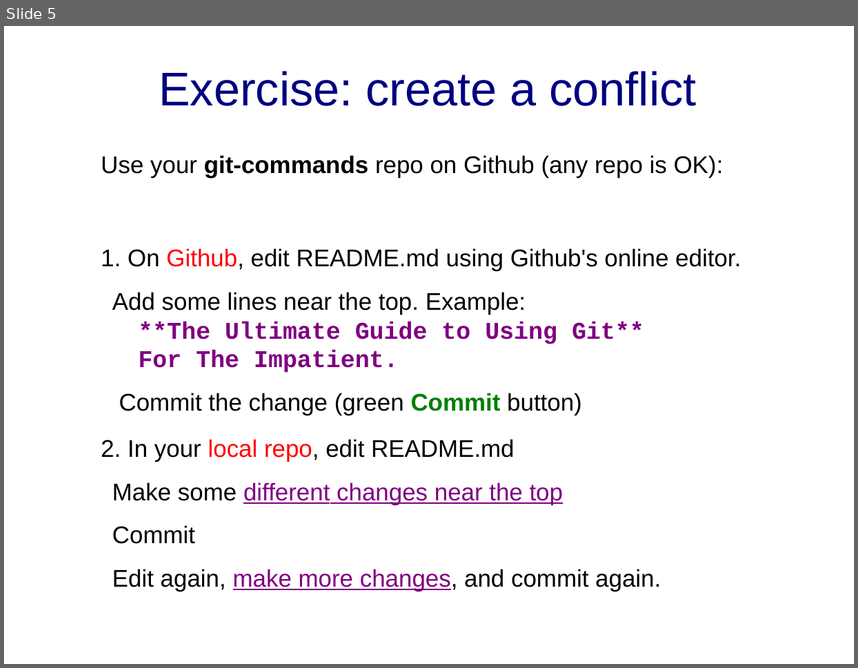
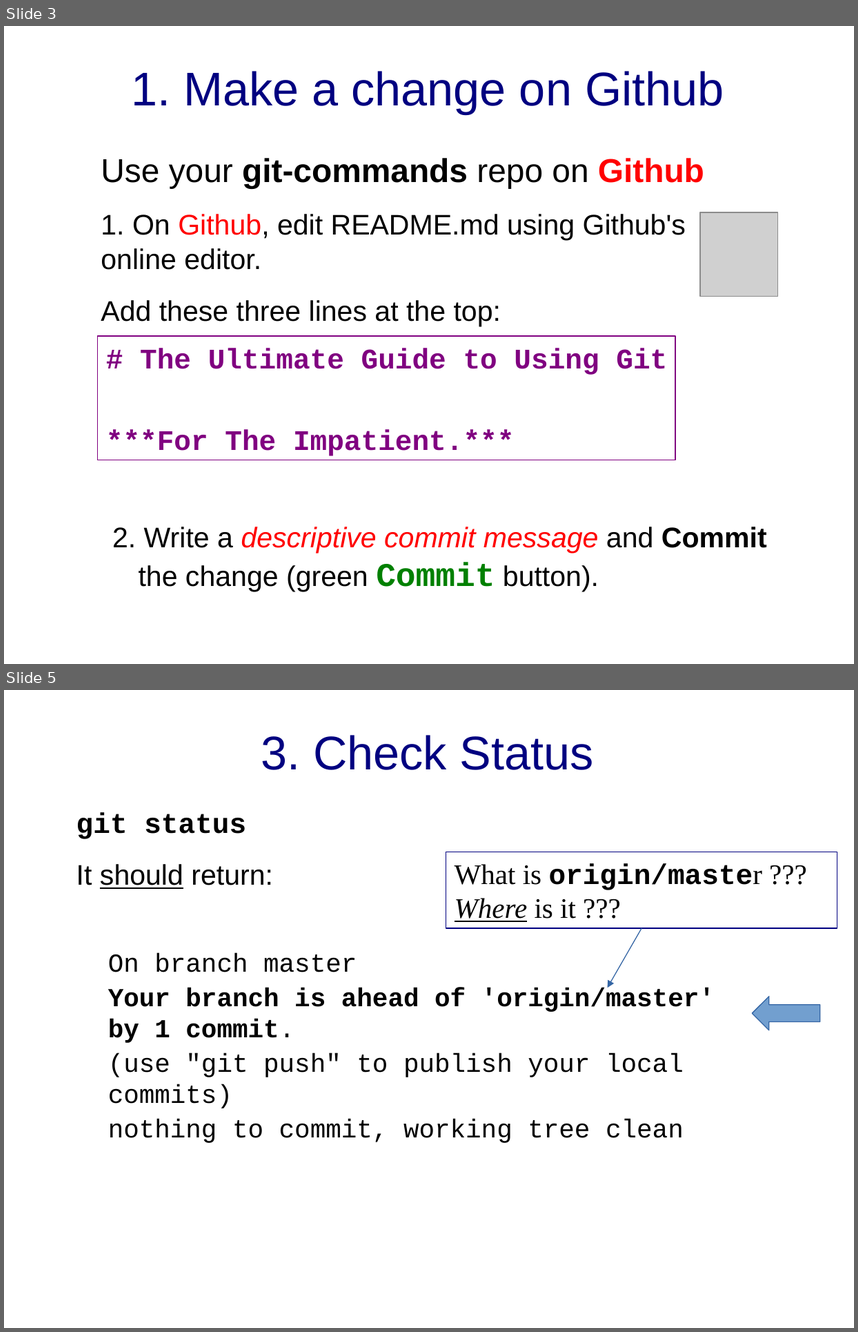
Before and after one commit to cpske/ISP, a slide deck: git/Merge-and-Conflict-Practice.ppt. Shown one above the other, each under a label of ours: slide 5 before the commit, slides 3 and 5 after it; the slides between them are not shown. The pictures are 858x668 and 858x1332 pixels, drawn with LibreOffice and Linux fonts; fonts in the diff are those of the drawing; grey boxes stand for pictures. Boxes give left, top, right and bottom in pixels: in the first picture for what was removed or moved away, otherwise in the second. Text is boxed around its words. In the diff, an @@ line names an element or a change of style, - is before the commit and + after.

Commit message:
update merge exercise

```diff
--- a/git/Merge-and-Conflict-Practice.ppt
+++ b/git/Merge-and-Conflict-Practice.ppt
@@ slide 5 added at (4, 690, 854, 1328), background #FFFFFF @@
@@ title added at (261, 735, 594, 770), 40 pt, text #000080 @@
+3. Check Status
@@ text added at (76, 812, 715, 1143), 22 pt, text #000000 @@
+git status
+It should return:
+On branch master
+Your branch is ahead of 'origin/master' by 1 commit.
+(use "git push" to publish your local commits)
+nothing to commit, working tree clean
@@ rectangle added at (446, 851, 837, 928), outline #000080 0.74 pt, 24 pt, text #000000 @@
+What is origin/master ???
+Where is it ???
@@ arrow added from (642, 928) to (608, 987), #3465A4 0.74 pt @@
@@ left arrow added at (752, 996, 820, 1030), fill #729FCF, outline #3465A4 0.74 pt @@
@@ what was slide 5 is now slide 3 @@
@@ slide 3 changed as well @@
@@ title at (131, 71, 724, 114): text changed @@
-Exercise: create a conflict
+1. Make a change on Github
@@ text at (101, 158, 704, 188): text changed; size 20.4 to 28 pt; bold on @@
-Use your git-commands repo on Github (any repo is OK):
+Use your git-commands repo on Github
@@ text at (101, 214, 686, 270): size 20.4 to 24 pt in "1. On Github, edit README.md using Github's ..." @@
@@ picture added at (700, 212, 777, 296) @@
@@ text at (101, 300, 767, 592): text changed; size 20.4 to 24 pt @@
-  Add some lines near the top. Example:
-  **The Ultimate Guide to Using Git**
-  For The Impatient.
-  Commit the change (green Commit button)
-2. In your local repo, edit README.md
-  Make some different changes near the top
-  Commit
-  Edit again, make more changes, and commit again.
+Add these three lines at the top:
+  2. Write a descriptive commit message and Commit the change (green Commit button).
@@ rectangle added at (98, 335, 675, 459), outline #800080 0.74 pt, 24 pt, text #800080, bold @@
+# The Ultimate Guide to Using Git
+***For The Impatient.***
```
Also in this commit, not shown: 9 other slides changed, 2 other slides added, 1 other file.
